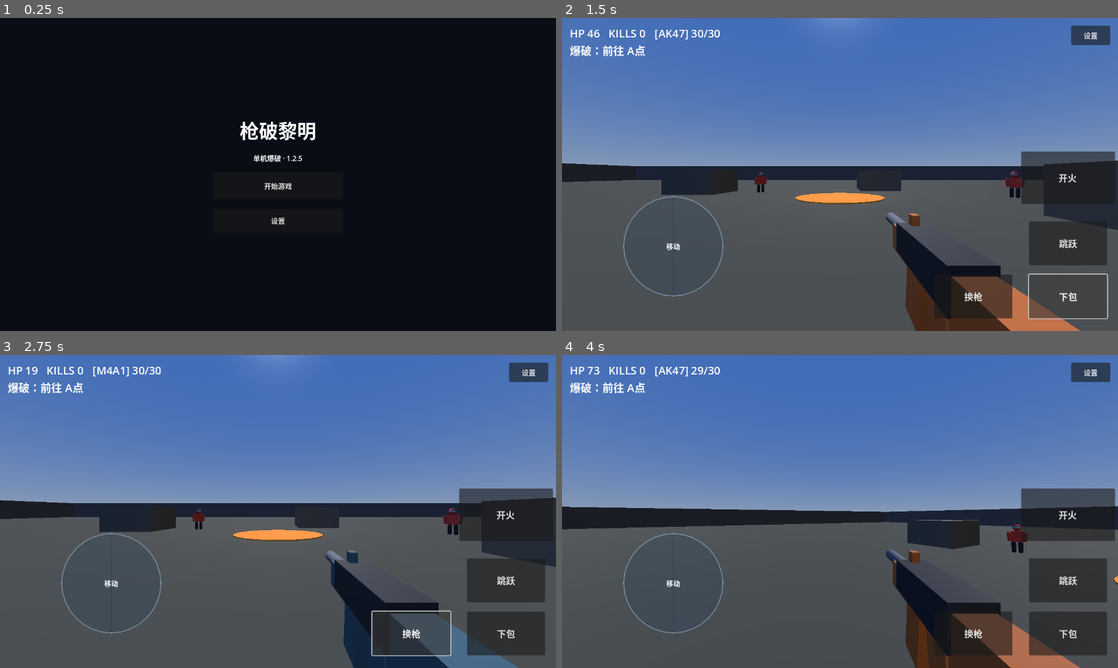
Above: before the commit, frames 1-4 (two rows, left to right).
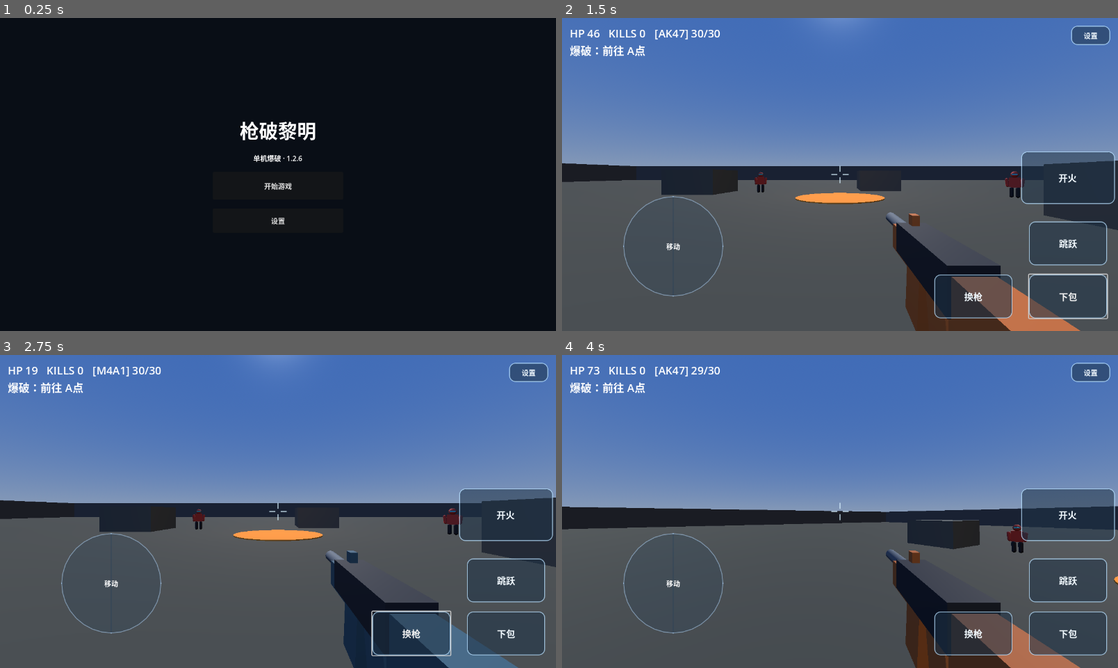
Above: after the commit, the same moments.

Repository: yjm89gdjrg-web/qiangpo-ios
Game: Godot game, scene res://scenes/boot.tscn
The game is run twice, just before and just after one commit, with the same random seed, the same clock (stepped at 60 frames per second) and the same inputs.
Inputs (mouse positions are in pixels of both pictures, inside the frame that each line leads up to):
- Up to frame 1 (0.25 s): no input
- Up to frame 2 (1.5 s): click "开始游戏" at 0.5 s; click "下包" at 1.25 s
- Up to frame 3 (2.75 s): click "换枪" at 2 s
- Up to frame 4 (4 s): click "开火" at 2.75 s; tap Enter at 3.5 s; move the mouse to (867, 511) at 3.52 s; hold W (move_forward) from 3.53 s (still down); tap 1 at 3.6 s; click (867, 511) at 3.67 s; tap Space (jump) at 3.77 s

The runs differ from the first frame. In frame 1, less than 0.1% of the frame differs, in the area x 53-55%, y 44-46%; in frame 2, 7.4%; in frame 3, 7.4%; in frame 4, 9.3%, in the area x 48-100%, y 2-96%.

Commit message:
Adapt HUD to iPhone safe area and add crosshair for 1.2.6

Diff:
--- a/project.godot
+++ b/project.godot
@@ -8,7 +8,7 @@
 config/name="枪破黎明·雏形"
 config/description="ShotDawn FPS prototype with original procedural primitive shapes; no extracted game assets"
 run/main_scene="res://scenes/boot.tscn"
-config/version="1.2.5"
+config/version="1.2.6"
 config/features=PackedStringArray("4.4", "GL Compatibility")
 config/icon="res://icon.svg"
 
--- a/scripts/hot_update/resource_store.gd
+++ b/scripts/hot_update/resource_store.gd
@@ -1,6 +1,6 @@
 extends RefCounted
 ## Restricted, non-executable resource ZIPs. Never mount untrusted PCK/scene/script files.
-const APP_VERSION := "1.2.5"
+const APP_VERSION := "1.2.6"
 const ROOT := "user://resource_updates"
 const MAX_ARCHIVE := 32 * 1024 * 1024
 const MAX_FILE := 8 * 1024 * 1024
--- a/scripts/hud.gd
+++ b/scripts/hud.gd
@@ -17,6 +17,7 @@
 var settings_button: Button
 var move_region: Panel
 var fire_pointer := -1
+var crosshair: Control
 
 func _ready() -> void:
 	layer = 10
@@ -34,6 +35,30 @@
 	if fire_button:
 		fire_button.button_down.connect(_on_fire_down)
 		fire_button.button_up.connect(_on_fire_up)
+	crosshair = Control.new()
+	crosshair.name = "Crosshair"
+	crosshair.mouse_filter = Control.MOUSE_FILTER_IGNORE
+	crosshair.size = Vector2(44, 44)
+	var accent := Color(0.85, 0.95, 1.0, 0.85)
+	for i in 4:
+		var arm := ColorRect.new()
+		arm.color = accent
+		arm.mouse_filter = Control.MOUSE_FILTER_IGNORE
+		var long := Vector2(14, 2)
+		if i >= 2:
+			long = Vector2(2, 14)
+		arm.size = long
+		var gap := 6.0
+		if i == 0:
+			arm.position = Vector2(22 - 14 - gap, 21)
+		elif i == 1:
+			arm.position = Vector2(22 + gap, 21)
+		elif i == 2:
+			arm.position = Vector2(21, 22 - 14 - gap)
+		else:
+			arm.position = Vector2(21, 22 + gap)
+		crosshair.add_child(arm)
+	add_child(crosshair)
 	move_region = Panel.new()
 	move_region.mouse_filter = Control.MOUSE_FILTER_IGNORE
 	var style := StyleBoxFlat.new()
@@ -74,10 +99,13 @@
 	if vp.x <= 0 or vp.y <= 0:
 		vp = Vector2(1280, 720)
 	layout.load_settings()
+	var area := layout.usable_rect(vp)
+	if crosshair:
+		crosshair.position = (area.position + area.size * 0.5 - crosshair.size * 0.5).round()
 	if status:
 		status.mouse_filter = Control.MOUSE_FILTER_IGNORE
-		status.position = Vector2(18, 18)
-		status.size = Vector2(vp.x * 0.70, vp.y * 0.16)
+		status.position = area.position + Vector2(18, 18)
+		status.size = Vector2(area.size.x * 0.70, area.size.y * 0.16)
 		status.add_theme_font_size_override("font_size", int(clamp(vp.y * 0.035, 18.0, 34.0)))
 	var controls := {"fire": fire_button, "jump": jump_button, "switch": weapon_button, "plant": action_button, "move": move_region}
 	for id in controls:
@@ -90,15 +118,31 @@
 		control.size = rect.size
 		control.position = rect.position
 		control.add_theme_font_size_override("font_size", int(clamp(vp.y * 0.03, 16.0, 28.0)))
+		if control is Button:
+			_style_button(control as Button)
 	weapon_button.text = "换枪"
 	jump_button.text = "跳跃"
 	fire_button.text = "开火"
 	move_region.visible = layout.show_joystick
 	settings_button.size = Vector2(90, 44)
-	settings_button.position = Vector2(maxf(0, vp.x - 108), 18)
+	settings_button.position = area.position + Vector2(maxf(0, area.size.x - 108), 18)
+	_style_button(settings_button)
 	if is_instance_valid(player):
 		player.move_region = layout.rect_for("move", vp)
 		player.reset_mobile_input()
+
+func _style_button(button: Button) -> void:
+	var normal := StyleBoxFlat.new()
+	normal.bg_color = Color(0.12, 0.20, 0.28, 0.55)
+	normal.border_color = Color(0.72, 0.88, 1.0, 0.75)
+	normal.set_border_width_all(2)
+	normal.set_corner_radius_all(14)
+	var pressed := normal.duplicate()
+	pressed.bg_color = Color(0.95, 0.72, 0.25, 0.80)
+	button.add_theme_stylebox_override("normal", normal)
+	button.add_theme_stylebox_override("hover", normal)
+	button.add_theme_stylebox_override("pressed", pressed)
+	button.add_theme_color_override("font_color", Color(0.95, 0.98, 1.0, 1.0))
 
 func _process(_delta: float) -> void:
 	var vp := get_viewport().get_visible_rect().size
--- a/scripts/ui/control_layout.gd
+++ b/scripts/ui/control_layout.gd
@@ -10,6 +10,26 @@
 	"move": {"center": Vector2(0.20, 0.73), "scale": 1.0}}
 var controls: Dictionary = DEFAULTS.duplicate(true)
 var show_joystick := true
+
+## 屏幕可用区域（避开 iPhone 刘海与底部横条），以屏幕比例表示。
+static func safe_area_fraction() -> Rect2:
+	var screen := Vector2(DisplayServer.screen_get_size())
+	if screen.x <= 0 or screen.y <= 0:
+		return Rect2(0.0, 0.0, 1.0, 1.0)
+	var safe := DisplayServer.get_display_safe_area()
+	if safe.size.x <= 0 or safe.size.y <= 0:
+		return Rect2(0.0, 0.0, 1.0, 1.0)
+	var frac := Rect2(Vector2(safe.position) / screen, Vector2(safe.size) / screen)
+	if frac.size.x <= 0.0 or frac.size.y <= 0.0 or frac.size.x > 1.0 or frac.size.y > 1.0:
+		return Rect2(0.0, 0.0, 1.0, 1.0)
+	return frac
+
+func usable_rect(viewport: Vector2) -> Rect2:
+	var frac := safe_area_fraction()
+	var rect := Rect2(frac.position * viewport, frac.size * viewport)
+	if rect.size.x <= 0 or rect.size.y <= 0:
+		return Rect2(Vector2.ZERO, viewport)
+	return rect
 
 func load_settings(path: String = PATH) -> void:
 	reset()
@@ -38,14 +58,16 @@
 	show_joystick = true
 
 func rect_for(id: String, viewport: Vector2) -> Rect2:
+	var area := usable_rect(viewport)
 	var short_side := minf(viewport.x, viewport.y)
 	var base := Vector2(0.25, 0.14) if id != "move" else Vector2(0.32, 0.32)
-	var size := (base * short_side * float(controls[id].scale)).min(viewport)
+	var size := (base * short_side * float(controls[id].scale)).min(area.size)
 	var center: Vector2 = controls[id].center * viewport
-	return Rect2((center - size * 0.5).clamp(Vector2.ZERO, viewport - size), size)
+	return Rect2((center - size * 0.5).clamp(area.position, area.position + area.size - size), size)
 
 func set_center(id: String, center: Vector2, viewport: Vector2) -> void:
 	if viewport.x <= 0 or viewport.y <= 0:
 		return
+	var area := usable_rect(viewport)
 	var half := rect_for(id, viewport).size * 0.5
-	controls[id].center = center.clamp(half, viewport - half) / viewport
+	controls[id].center = center.clamp(area.position + half, area.position + area.size - half) / viewport
--- a/scripts/ui/settings.gd
+++ b/scripts/ui/settings.gd
@@ -64,7 +64,8 @@
 		editor.add_child(handle)
 		handles[id] = handle
 	var toolbar := VBoxContainer.new()
-	toolbar.position = Vector2(12, 8)
+	var area := layout.usable_rect(get_viewport().get_visible_rect().size)
+	toolbar.position = area.position + Vector2(12, 8)
 	toolbar.custom_minimum_size = Vector2(300, 0)
 	editor.add_child(toolbar)
 	selection = Label.new()
Not shown, changed: export_presets.cfg
